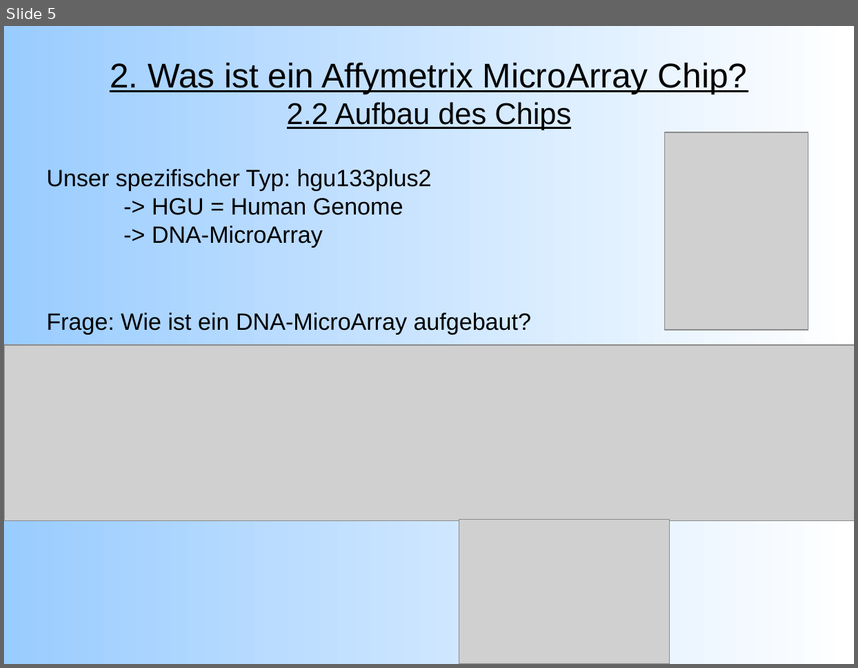
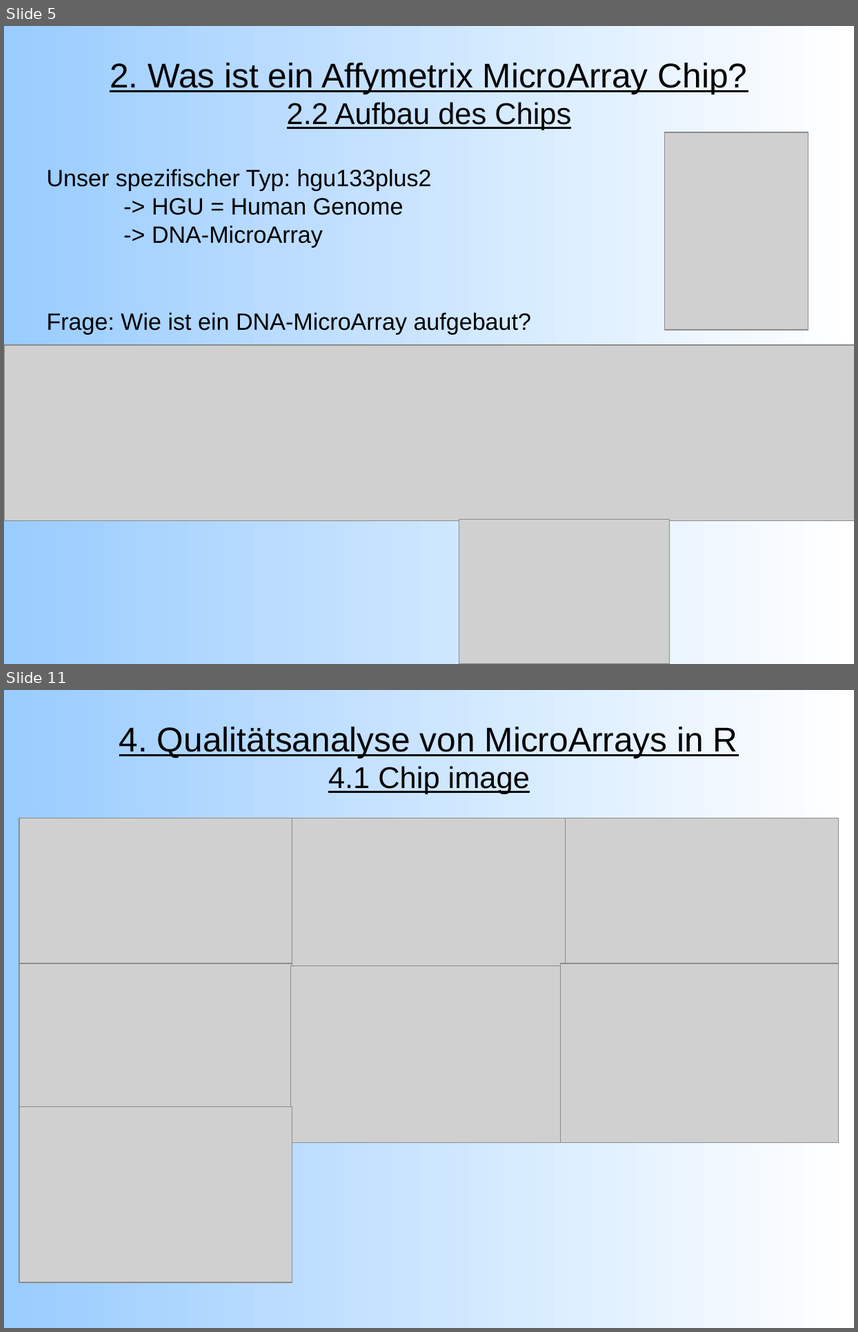
Before and after one commit to emmkey/GenEx, a slide deck: W1 Praesentation.odp. Shown one above the other, each under a label of ours: slide 5 before the commit, slides 5 and 11 after it; the slides between them are not shown. The pictures are 858x668 and 858x1332 pixels, drawn with LibreOffice and Linux fonts; fonts in the diff are those of the drawing; grey boxes stand for pictures. Boxes give left, top, right and bottom in pixels: in the first picture for what was removed or moved away, otherwise in the second. Text is boxed around its words. In the diff, an @@ line names an element or a change of style, - is before the commit and + after.

```diff
--- a/W1 Praesentation.odp
+++ b/W1 Praesentation.odp
@@ slide 11 added at bbox=[4, 690, 854, 1328], background gradient #99CCFF to #FFFFFF @@
@@ title added at bbox=[119, 727, 738, 794], 32 pt, text #000000, underline @@
+4. Qualitätsanalyse von MicroArrays in R
+4.1 Chip image
@@ picture added at bbox=[19, 818, 292, 994] @@
@@ picture added at bbox=[292, 818, 566, 994] @@
@@ picture added at bbox=[566, 818, 839, 994] @@
@@ picture added at bbox=[19, 963, 292, 1139] @@
@@ picture added at bbox=[291, 966, 566, 1143] @@
@@ picture added at bbox=[561, 963, 840, 1142] @@
@@ picture added at bbox=[19, 1107, 292, 1283] @@
```
Also in this commit, not shown: 11 slides changed, 1 other file.
